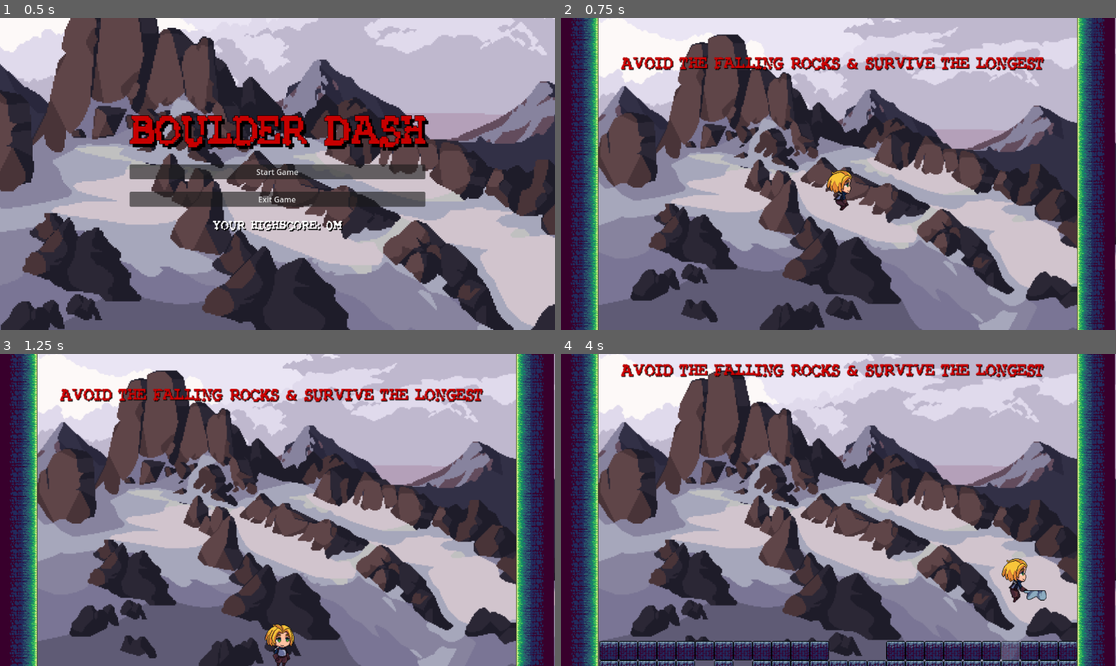
Above: before the commit, frames 1-4 (two rows, left to right).
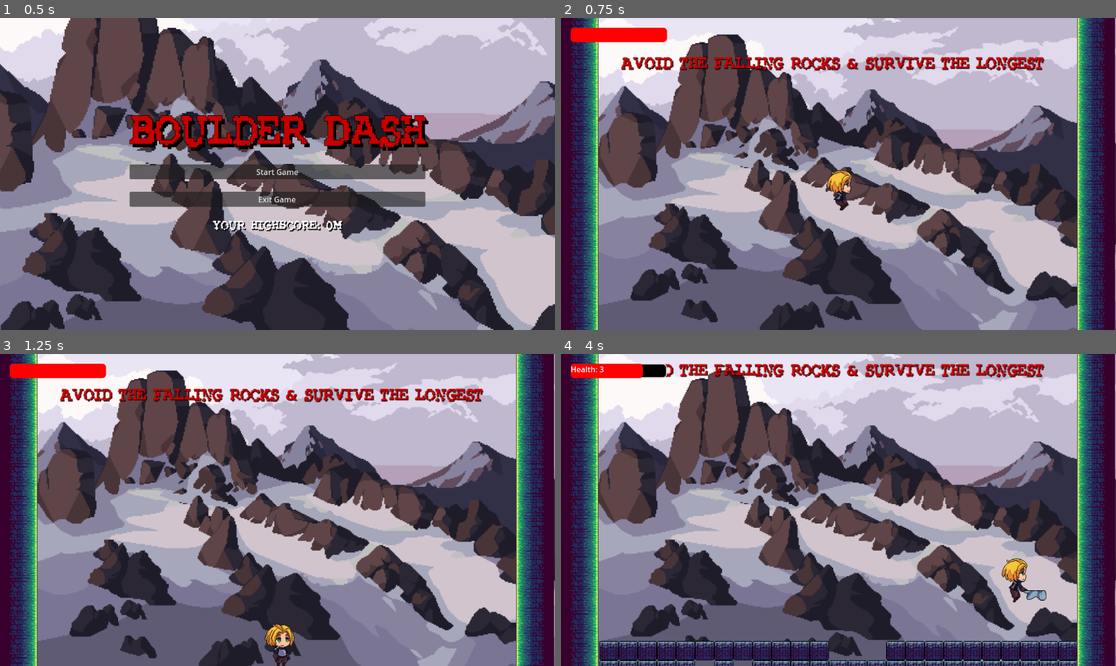
Above: after the commit, the same moments.

Repository: shahnaz7/Assignment
Game: Godot game, scene res://Scenes/main_menu.tscn
Two runs of this game, one before a commit and one after it. Both use one fixed random seed, a clock stepped at 60 frames per second and the inputs below.
Inputs:
- Up to frame 1 (0.5 s): no input
- Up to frame 2 (0.75 s): click "Start Game" at 0.5 s
- Up to frame 3 (1.25 s): no input
- Up to frame 4 (4 s): tap Enter (ui_accept) at 1.25, 1.52, 2.27, 3.77 s; hold Right (ui_right) 1.28-2.78 s; hold Left (ui_left) 2.78-3.53 s; hold Right (ui_right) from 3.53 s (still down)

Frame 1 is identical in both runs. In frame 2, 0.8% of the frame differs, in the area x 1-20%, y 3-8%; in frame 3, 0.8%; in frame 4, 1.0%, in the area x 1-83%, y 3-99%.

Commit message:
Added HealthBar for player to lose life when hits by rock.

Diff:
--- a/Assignment5/Scenes/boulder_dash.tscn
+++ b/Assignment5/Scenes/boulder_dash.tscn
@@ -16,6 +16,24 @@
 
 [sub_resource type="RectangleShape2D" id="RectangleShape2D_p6a4y"]
 size = Vector2(32, 1996)
+
+[sub_resource type="StyleBoxFlat" id="StyleBoxFlat_w3lg5"]
+bg_color = Color(0, 0, 0, 1)
+border_width_left = 2
+border_width_top = 2
+border_width_right = 2
+border_width_bottom = 2
+corner_radius_top_left = 8
+corner_radius_top_right = 8
+corner_radius_bottom_right = 8
+corner_radius_bottom_left = 8
+
+[sub_resource type="StyleBoxFlat" id="StyleBoxFlat_mgtr2"]
+bg_color = Color(1, 0, 0, 1)
+corner_radius_top_left = 8
+corner_radius_top_right = 8
+corner_radius_bottom_right = 8
+corner_radius_bottom_left = 8
 
 [node name="BoulderDash" type="Node2D"]
 
@@ -149,5 +167,26 @@
 theme_override_font_sizes/font_size = 23
 text = "Avoid the falling rocks & survive the longest"
 
+[node name="CanvasLayer" type="CanvasLayer" parent="."]
+
+[node name="HealthBar" type="ProgressBar" parent="CanvasLayer"]
+offset_left = 20.0
+offset_top = 20.0
+offset_right = 220.0
+offset_bottom = 50.0
+theme_override_styles/background = SubResource("StyleBoxFlat_w3lg5")
+theme_override_styles/fill = SubResource("StyleBoxFlat_mgtr2")
+max_value = 4.0
+value = 4.0
+show_percentage = false
+
+[node name="Health" type="Label" parent="CanvasLayer/HealthBar"]
+layout_mode = 1
+anchors_preset = 15
+anchor_right = 1.0
+anchor_bottom = 1.0
+grow_horizontal = 2
+grow_vertical = 2
+
 [connection signal="body_entered" from="Camera2D/TopBoundry" to="Camera2D/TopBoundry" method="_on_body_entered"]
 [connection signal="timeout" from="RockSpawner/Timer" to="RockSpawner" method="_on_timer_timeout"]
--- a/Assignment5/Scenes/falling_rock.tscn
+++ b/Assignment5/Scenes/falling_rock.tscn
@@ -1,7 +1,10 @@
-[gd_scene load_steps=3 format=3 uid="uid://dbv18ih1nuvmo"]
+[gd_scene load_steps=4 format=3 uid="uid://dbv18ih1nuvmo"]
 
 [ext_resource type="Script" path="res://Scripts/FallingRock.gd" id="1_oo0j7"]
 [ext_resource type="Texture2D" uid="uid://dhbi8si5ms7tm" path="res://Assets/Rock.png" id="2_gga31"]
+
+[sub_resource type="RectangleShape2D" id="RectangleShape2D_lv3vd"]
+size = Vector2(38, 20)
 
 [node name="FallingRock" type="RigidBody2D"]
 collision_layer = 8
@@ -14,3 +17,12 @@
 [node name="Sprite2D" type="Sprite2D" parent="."]
 rotation = 3.14159
 texture = ExtResource("2_gga31")
+
+[node name="Hitbox" type="Area2D" parent="."]
+collision_layer = 8
+
+[node name="CollisionShape2D" type="CollisionShape2D" parent="Hitbox"]
+shape = SubResource("RectangleShape2D_lv3vd")
+
+[connection signal="body_entered" from="." to="." method="_on_body_entered"]
+[connection signal="body_entered" from="Hitbox" to="." method="_on_hitbox_body_entered"]
--- a/Assignment5/Scenes/main_character.tscn
+++ b/Assignment5/Scenes/main_character.tscn
@@ -1,9 +1,10 @@
-[gd_scene load_steps=31 format=3 uid="uid://qijcjx6cmcoi"]
+[gd_scene load_steps=32 format=3 uid="uid://qijcjx6cmcoi"]
 
 [ext_resource type="Script" path="res://Scripts/CharacterBody2D.gd" id="1_85gfh"]
 [ext_resource type="Texture2D" uid="uid://uqsxke1wsq6r" path="res://Assets/Character/Idle.png" id="2_wqv1s"]
 [ext_resource type="Texture2D" uid="uid://bpxjsbr4ff1rq" path="res://Assets/Character/Jump.png" id="3_gfi8t"]
 [ext_resource type="Texture2D" uid="uid://ujn04ashyhyn" path="res://Assets/Character/Run.png" id="4_pftn1"]
+[ext_resource type="AudioStream" uid="uid://bbmk7go21sst2" path="res://Assets/Audio/mixkit-negative-guitar-tone-2324.wav" id="5_pxhpu"]
 
 [sub_resource type="AtlasTexture" id="AtlasTexture_n6pg3"]
 atlas = ExtResource("2_wqv1s")
@@ -208,3 +209,12 @@
 
 [node name="CollisionShape2D" type="CollisionShape2D" parent="."]
 shape = SubResource("CapsuleShape2D_dd02u")
+
+[node name="HitTimer" type="Timer" parent="."]
+wait_time = 3.0
+one_shot = true
+
+[node name="HitSound" type="AudioStreamPlayer2D" parent="."]
+stream = ExtResource("5_pxhpu")
+
+[connection signal="timeout" from="HitTimer" to="." method="_on_hit_timer_timeout"]
--- a/Assignment5/Scripts/CharacterBody2D.gd
+++ b/Assignment5/Scripts/CharacterBody2D.gd
@@ -1,25 +1,23 @@
 extends CharacterBody2D
 
 @onready var animatedSprite = $AnimatedSprite2D
+@export var max_health: int = 4
+var current_health: int = max_health
+var is_invincible = false
 
 const SPEED = 300.0
 const JUMP_VELOCITY = -400.0
 
-# Get the gravity from the project settings to be synced with RigidBody nodes.
 var gravity = ProjectSettings.get_setting("physics/2d/default_gravity")
 var is_facing_right = true
 
 func _physics_process(delta):
-	# Add the gravity.
 	if not is_on_floor():
 		velocity.y += gravity * delta
 
-	# Handle jump.
 	if Input.is_action_just_pressed("ui_accept") and is_on_floor():
 		velocity.y = JUMP_VELOCITY
 
-	# Get the input direction and handle the movement/deceleration.
-	# As good practice, you should replace UI actions with custom gameplay actions.
 	var direction = Input.get_axis("ui_left", "ui_right")
 	if direction:
 		velocity.x = direction * SPEED
@@ -47,3 +45,27 @@
 	if velocity.x > 0.5 and not is_facing_right:
 		scale.x *= -1
 		is_facing_right = true
+
+func take_damage():
+	if is_invincible:
+		return
+
+	current_health -= 1
+	is_invincible = true
+	$HitSound.play()
+	$HitTimer.start()  # Start 3s cooldown
+	update_health_bar()
+
+	if current_health <= 0:
+		print("Player dead")
+		get_tree().change_scene_to_file("res://Scenes/GameOver.tscn")
+
+func _on_hit_timer_timeout() -> void:
+	is_invincible = false
+
+func update_health_bar():
+	var health_bar = get_node("../CanvasLayer/HealthBar")
+	var health_text = health_bar.get_node("Health")
+
+	health_bar.value = current_health
+	health_text.text = "Health: " + str(current_health)
--- a/Assignment5/Scripts/FallingRock.gd
+++ b/Assignment5/Scripts/FallingRock.gd
@@ -5,3 +5,12 @@
 func _ready():
 	if randf() > 0.5:
 		sprite.flip_h = true
+
+
+
+
+func _on_hitbox_body_entered(body: Node2D) -> void:
+	if body.name == "MainCharacter":  # Or check for class
+		print("Rock hit the player!")
+		body.take_damage()
+		queue_free()  # Remove the rock after hit
--- a/Assignment5/Scripts/top_boundry.gd
+++ /dev/null
@@ -1 +0,0 @@
-extends StaticBody2D
Binary file added: Assignment5/Assets/UI/f22288ce-a39a-40b9-858d-2978557ebfff.png
Not shown, added: Assignment5/Assets/UI/f22288ce-a39a-40b9-858d-2978557ebfff.png.import
Not shown: 1 places in Assignment5/Scenes/boulder_dash.tscn that only renumber resources
